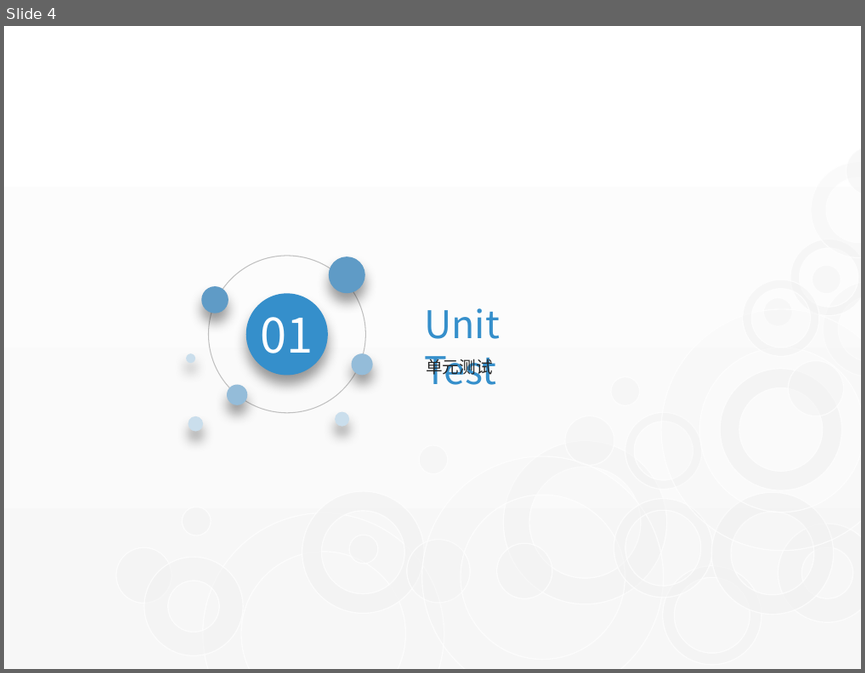
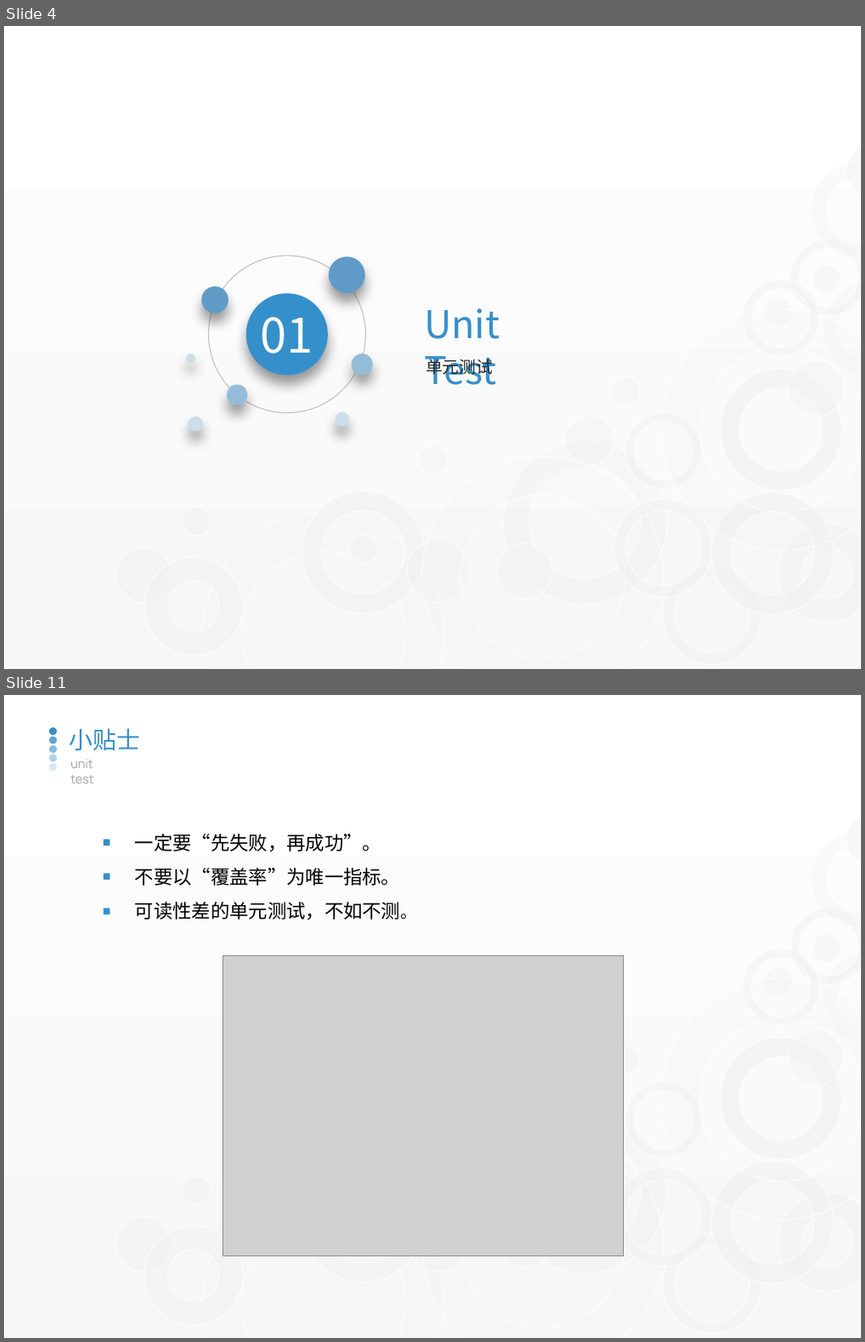
Before and after one commit to watermoonlx/code-review-unit-test, a slide deck: Code Review & Unit Test.pptx. Shown one above the other, each under a label of ours: slide 4 before the commit, slides 4 and 11 after it; the slides between them are not shown. The pictures are 865x673 and 865x1342 pixels, drawn with LibreOffice and Linux fonts; fonts in the diff are those of the drawing; grey boxes stand for pictures. Boxes give left, top, right and bottom in pixels: in the first picture for what was removed or moved away, otherwise in the second. Text is boxed around its words. In the diff, an @@ line names an element or a change of style, - is before the commit and + after.

```diff
--- a/Code Review & Unit Test.pptx
+++ b/Code Review & Unit Test.pptx
@@ slide 11 added at [4, 695, 861, 1338], background gradient #FFFFFF to #F7F7F7; not listed: 25 template elements that a slide beside it also shows @@
@@ group added at [49, 727, 57, 771]: 5 ellipses @@
@@ text added at [69, 728, 140, 751], 20 pt, text #358FCB @@
+小贴士
@@ text added at [70, 759, 94, 783], 10.5 pt, text #A6A6A6 @@
+unit test
@@ text added at [135, 834, 418, 920], 16 pt, text #000000 @@
+■ 一定要“先失败，再成功”。
+■ 不要以“覆盖率”为唯一指标。
+■ 可读性差的单元测试，不如不测。
@@ picture added at [222, 955, 624, 1256] @@
```
Also in this commit, not shown: 3 slides changed, 11 other slides added, 22 slides removed, 7 other files.
